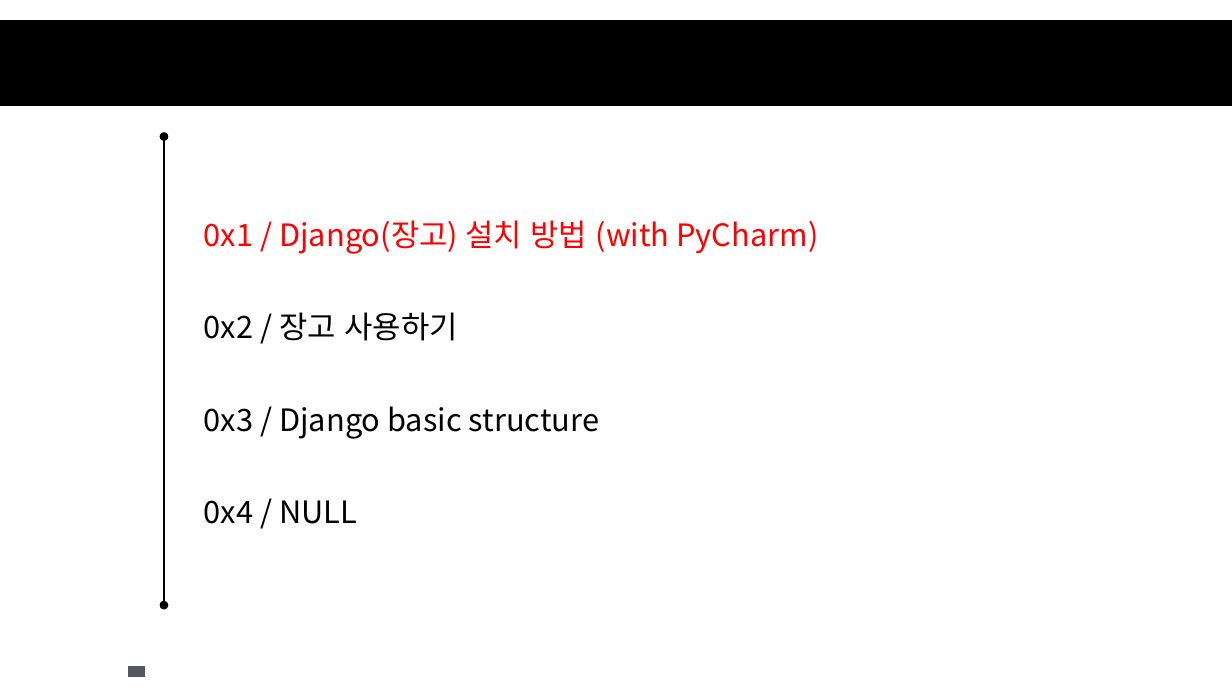
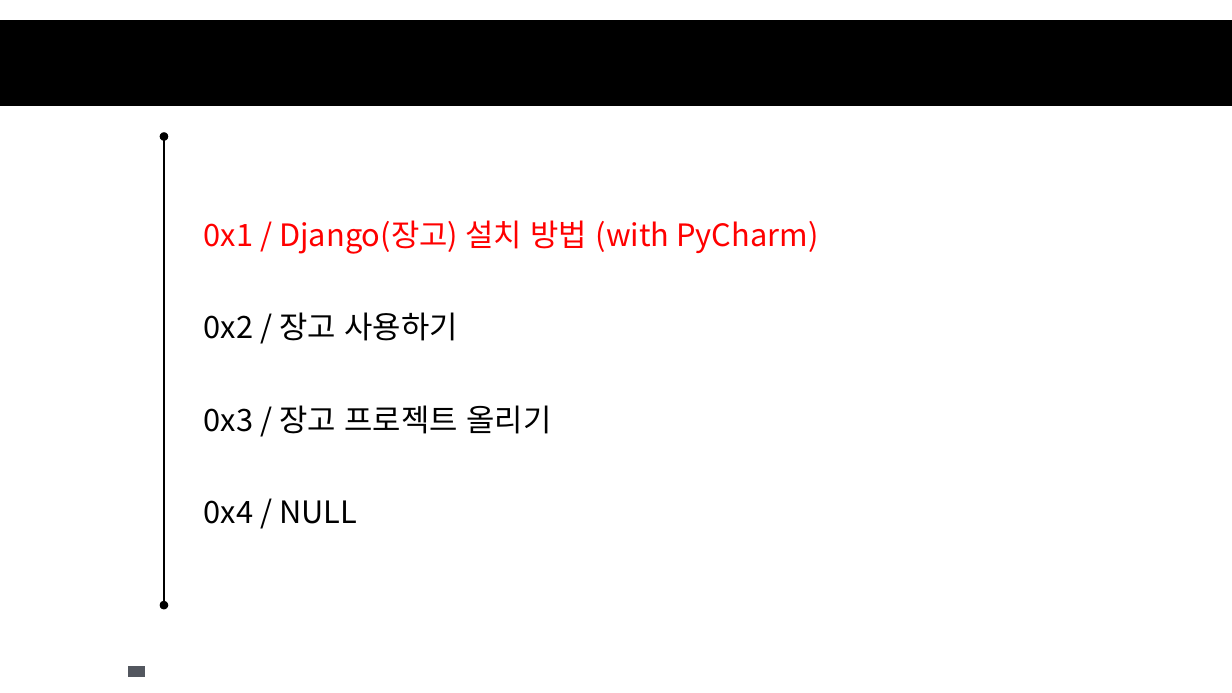
Before and after one commit to CPSSOpenSource/CPSS----, a slide deck: slide 3 of Python/Django & DS with Python 2주차.pptx. Drawn at 1232x693 pixels with LibreOffice and Linux fonts; fonts in the diff are those of the drawing; background and template pictures are left out. Boxes give left, top, right and bottom in pixels: in the first picture for what was removed or moved away, otherwise in the second. Text is boxed around its words. In the diff, an @@ line names an element or a change of style, - is before the commit and + after.

Commit message:
장고 기초 강의 2주 수정됨

```diff
--- a/Python/Django & DS with Python 2주차.pptx
+++ b/Python/Django & DS with Python 2주차.pptx
@@ text at (x1=204, y1=405, x2=552, y2=434): text changed @@
-0x3 / Django basic structure
+0x3 / 장고 프로젝트 올리기
```
Also in this commit, not shown: 4 other slides changed, 11 slides added.
